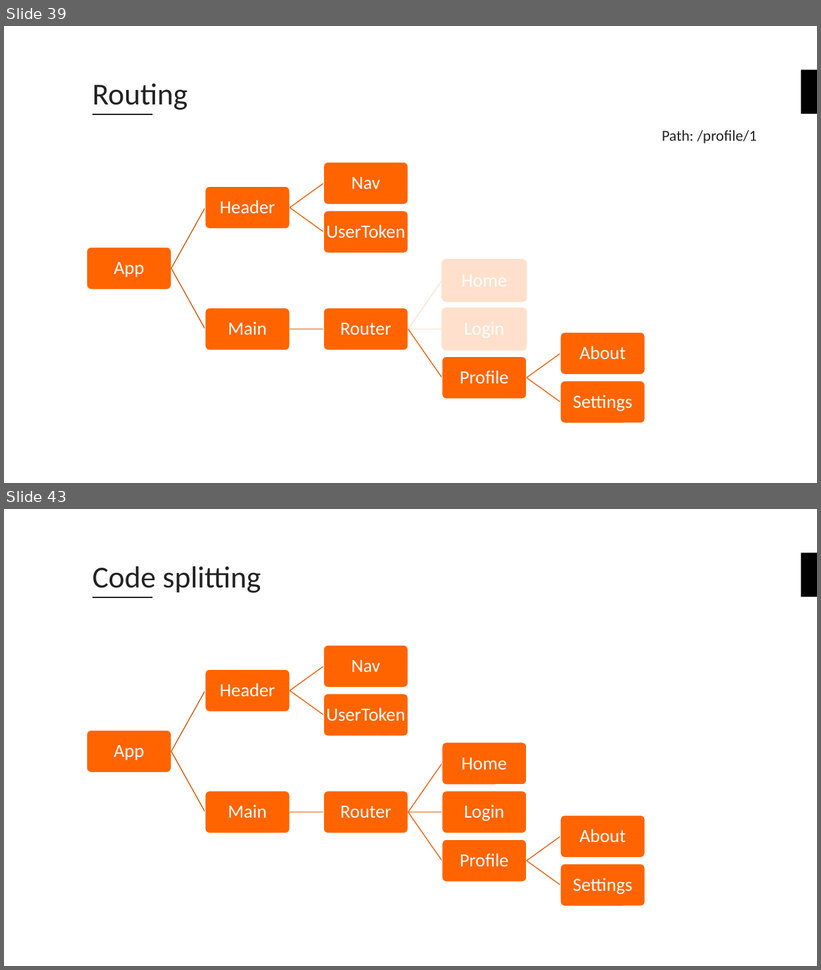
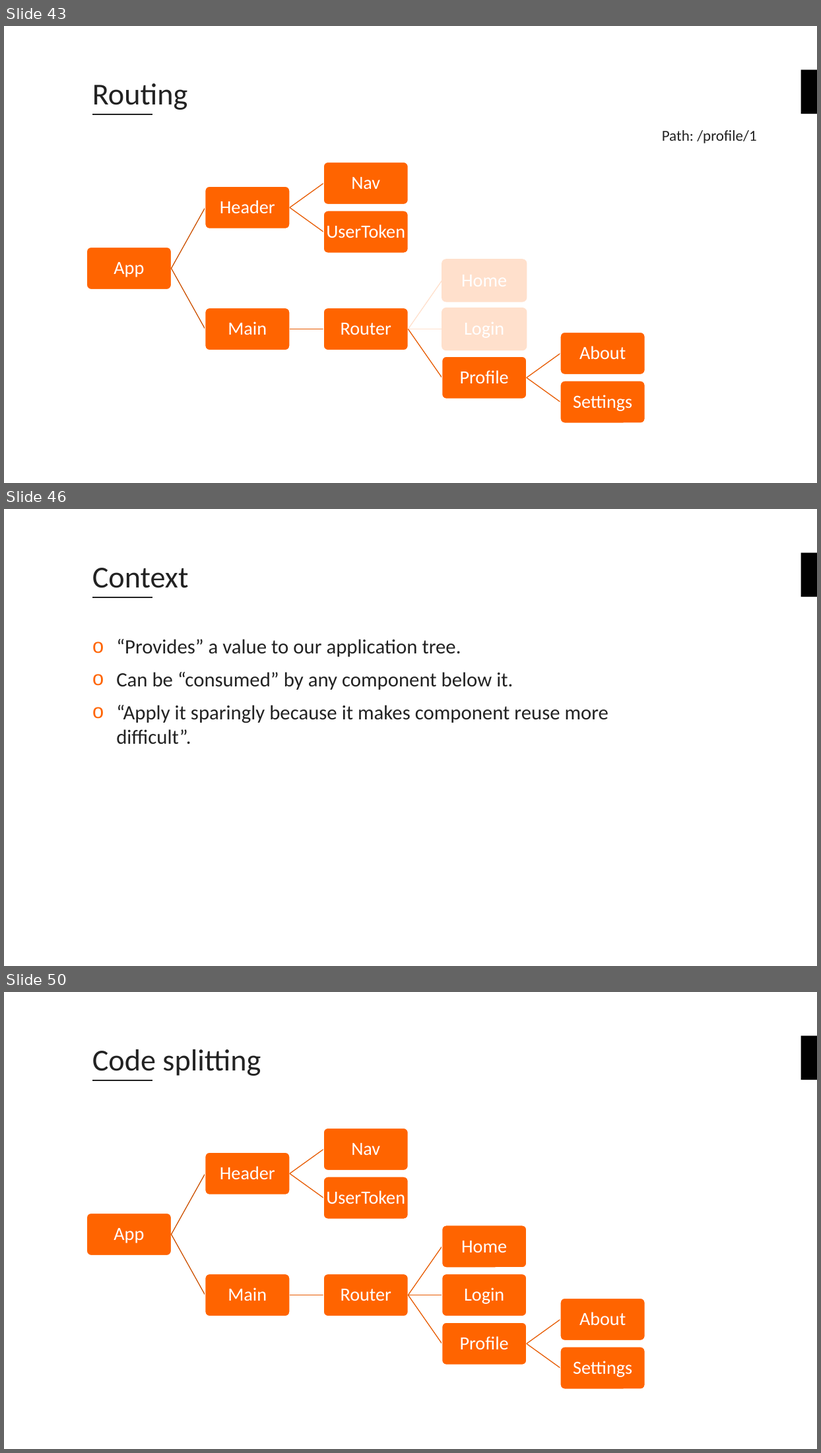
Before and after one commit to fuzzheim/create-react-app-workshop, a slide deck: Create-React-App-Workshop.pptx. Shown one above the other, each under a label of ours: slides 39 and 43 before the commit, slides 43, 46 and 50 after it; the slides between them are not shown. The pictures are 821x970 and 821x1453 pixels, drawn with LibreOffice and Linux fonts; fonts in the diff are those of the drawing; background and template pictures are left out. Boxes give left, top, right and bottom in pixels: in the first picture for what was removed or moved away, otherwise in the second. Text is boxed around its words. In the diff, an @@ line names an element or a change of style, - is before the commit and + after.

```diff
--- a/Create-React-App-Workshop.pptx
+++ b/Create-React-App-Workshop.pptx
@@ slide 46 added at (x1=4, y1=509, x2=817, y2=966), background #FFFFFF; not listed: 2 template elements that a slide beside it also shows @@
@@ title added at (x1=92, y1=568, x2=189, y2=588), 36 pt, text #222222 @@
+Context
@@ text added at (x1=116, y1=639, x2=609, y2=745), 24 pt, text #222222 @@
+o “Provides” a value to our application tree.
+o Can be “consumed” by any component below it.
+o “Apply it sparingly because it makes component reuse more difficult”.
@@ what was slide 39 is now slide 43 @@
@@ what was slide 43 is now slide 50 @@
```
Also in this commit, not shown: 6 slides changed, 8 other slides added, 1 slide removed.
